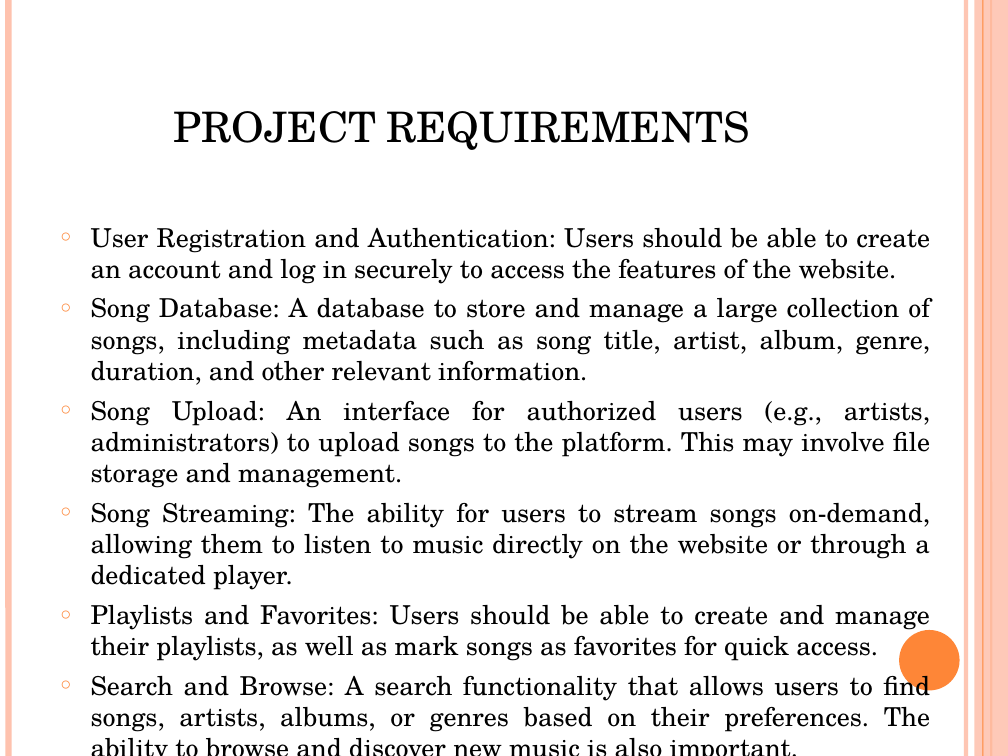
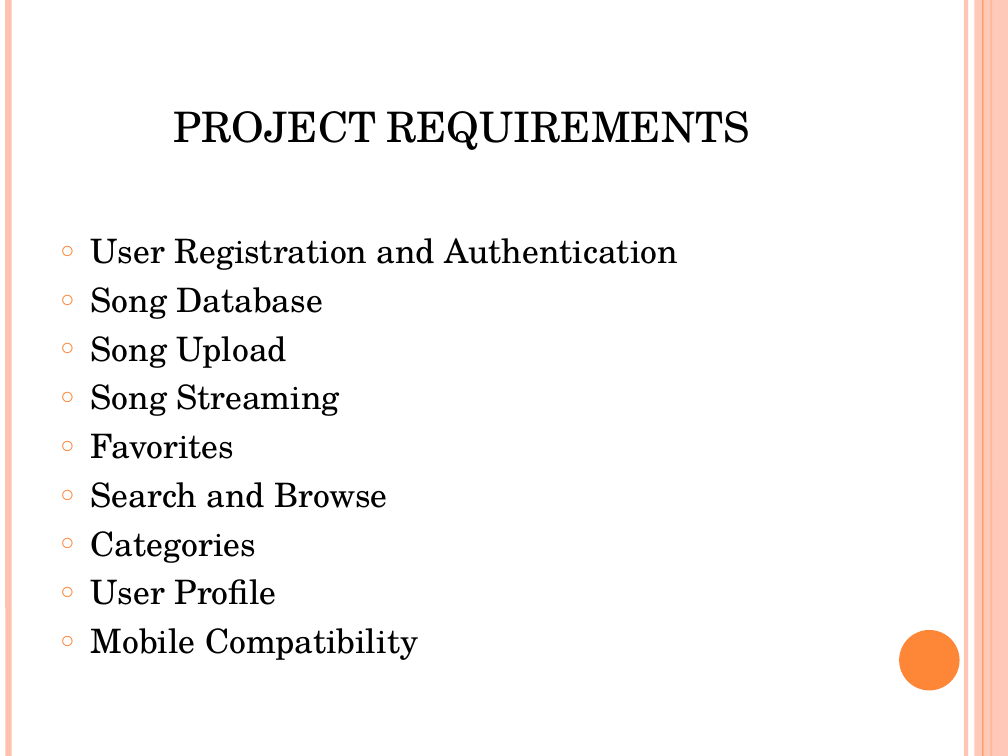
Before and after one commit to jarinadevasia/music-streaming-app, a slide deck: slide 3 of MUSIC STREAMING WEBSITE.pptx. Drawn at 1008x756 pixels with LibreOffice and Linux fonts; fonts in the diff are those of the drawing. Boxes give left, top, right and bottom in pixels: in the first picture for what was removed or moved away, otherwise in the second. Text is boxed around its words. In the diff, an @@ line names an element or a change of style, - is before the commit and + after.

```diff
--- a/MUSIC STREAMING WEBSITE.pptx
+++ b/MUSIC STREAMING WEBSITE.pptx
@@ text at [91,238,678,660]: text changed; size 18.6 to 24 pt @@
-○ User Registration and Authentication: Users should be able to create an account and log in securely to access the features of the website.
-○ Song Database: A database to store and manage a large collection of songs, including metadata such as song title, artist, album, genre, duration, and other relevant information.
-○ Song Upload: An interface for authorized users (e.g., artists, administrators) to upload songs to the platform. This may involve file storage and management.
-○ Song Streaming: The ability for users to stream songs on-demand, allowing them to listen to music directly on the website or through a dedicated player.
-○ Playlists and Favorites: Users should be able to create and manage their playlists, as well as mark songs as favorites for quick access.
-○ Search and Browse: A search functionality that allows users to find songs, artists, albums, or genres based on their preferences. The ability to browse and discover new music is also important.
+○ User Registration and Authentication
+○ Song Database
+○ Song Upload
+○ Song Streaming
+○ Favorites
+○ Search and Browse
+○ Categories
+○ User Profile
+○ Mobile Compatibility
```
Also in this commit, not shown: 3 other slides changed, 7 slides added, 2 slides removed.
